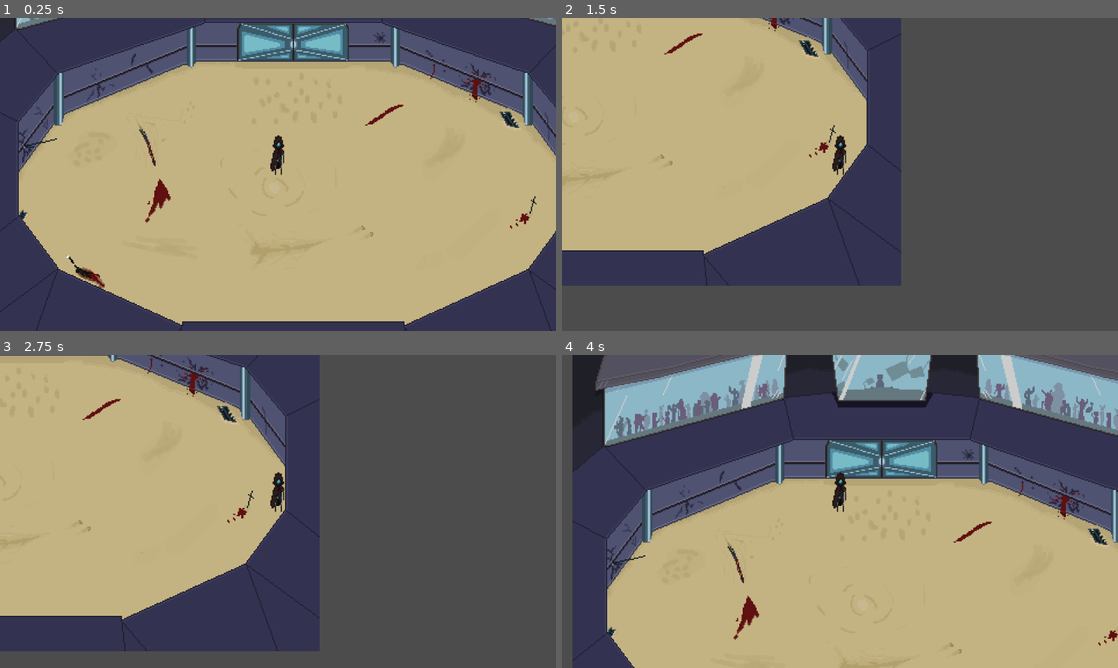
Above: before the commit, frames 1-4 (two rows, left to right).
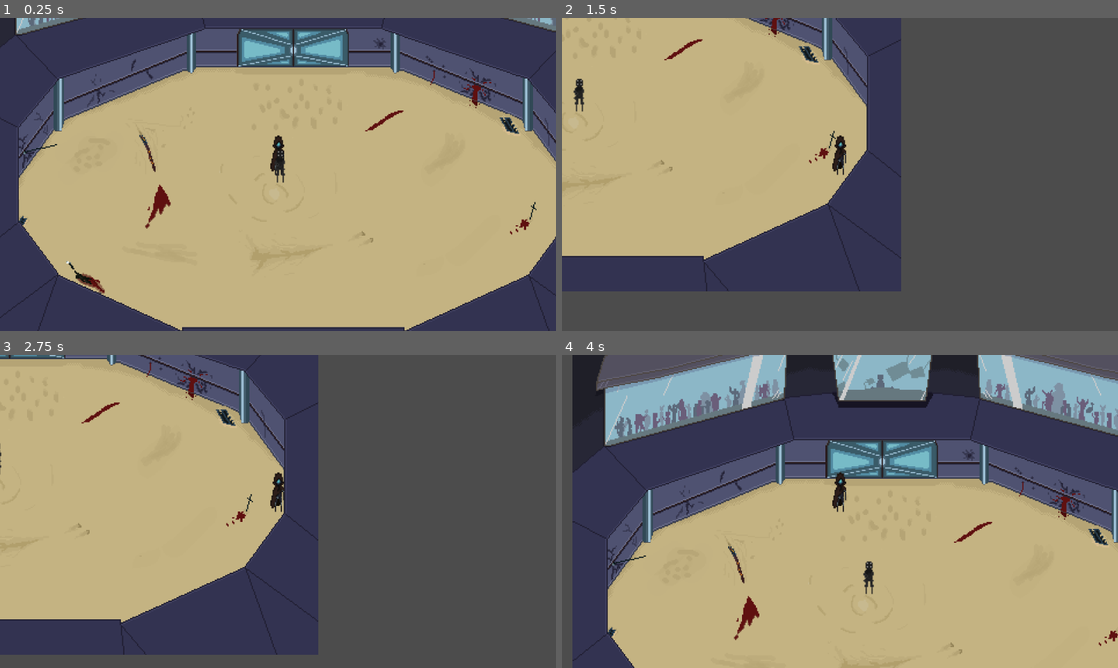
Above: after the commit, the same moments.

Repository: BeaverNotACat/Iudus-Project
Game: Godot game, scene res://World.tscn
Two runs of this game, one before a commit and one after it. Both use one fixed random seed, a clock stepped at 60 frames per second and the inputs below.
Inputs:
- Up to frame 1 (0.25 s): no input
- Up to frame 2 (1.5 s): tap Enter at 0.5 s; hold D (ui_right) 0.53-1.28 s; tap Space (dash) at 0.6, 1.35 s; hold S (ui_down) from 1.28 s (still down)
- Up to frame 3 (2.75 s): release S (ui_down) at 2.03 s; hold D (ui_right) from 2.03 s (still down); tap Space (dash) at 2.1 s
- Up to frame 4 (4 s): release D (ui_right) at 2.78 s; hold W (ui_up) 2.78-3.53 s; tap Space (dash) at 2.85, 3.6 s; hold A (ui_left) from 3.53 s (still down)

The runs differ from the first frame. In frame 1, 11% of the frame differs, in the area x 0-100%, y 0-100%; in frame 2, 3.9%; in frame 3, 4.0%; in frame 4, 2.7%.

Commit message:
Да как блять принять War crimes
А ,вот как

Diff:
--- a/World.tscn
+++ b/World.tscn
@@ -7,6 +7,7 @@
 [ext_resource path="res://Arena/Sprites/Upper walls.png" type="Texture" id=5]
 [ext_resource path="res://Arena/Sprites/Tribunes.png" type="Texture" id=6]
 [ext_resource path="res://Arena/Sprites/Gates.png" type="Texture" id=7]
+[ext_resource path="res://enemies/crawler.tscn" type="PackedScene" id=8]
 
 [sub_resource type="ShaderMaterial" id=2]
 shader = ExtResource( 3 )
@@ -61,6 +62,8 @@
 
 [node name="Character" parent="." instance=ExtResource( 2 )]
 position = Vector2( 253, 222 )
+collision_layer = 3
+collision_mask = 3
 
 [node name="Camera2D" type="Camera2D" parent="Character"]
 current = true
@@ -69,3 +72,13 @@
 material = SubResource( 3 )
 position = Vector2( 266, 318 )
 texture = ExtResource( 1 )
+
+[node name="crawler" parent="." instance=ExtResource( 8 )]
+position = Vector2( 255, 220 )
+collision_layer = 7
+
+[node name="CollisionShape2D" parent="crawler/Zona" index="0"]
+position = Vector2( 24, 2 )
+
+[editable path="crawler"]
+[editable path="crawler/Zona"]
--- /dev/null
+++ b/enemies/Zona.gd
@@ -0,0 +1,12 @@
+extends Area2D
+
+var player = null
+
+func can_see_player():
+	return player != null
+
+func _on_Zona_body_entered(body):
+	player = body
+
+func _on_Zona_body_exited(body):
+	player = null
--- /dev/null
+++ b/enemies/Zona.tscn
@@ -0,0 +1,13 @@
+[gd_scene load_steps=2 format=2]
+
+[ext_resource path="res://enemies/Zona.gd" type="Script" id=1]
+
+[node name="Zona" type="Area2D"]
+collision_layer = 0
+collision_mask = 4
+script = ExtResource( 1 )
+
+[node name="CollisionShape2D" type="CollisionShape2D" parent="."]
+
+[connection signal="body_entered" from="." to="." method="_on_Zona_body_entered"]
+[connection signal="body_exited" from="." to="." method="_on_Zona_body_exited"]
--- /dev/null
+++ b/enemies/crawler.gd
@@ -0,0 +1,38 @@
+extends KinematicBody2D
+
+export var ACCELERATION = 2500
+export var MAX_SPEED = 140
+export var FRICTION = 0.57
+
+enum {
+	IDLE,
+	WANDER,
+	CHASE
+}
+
+var velocity = Vector2.ZERO
+
+var state = CHASE
+
+onready var Zona = $Zona
+
+func _physics_process(delta):
+	match state:
+		IDLE:
+			velocity = velocity.move_toward(Vector2.ZERO, FRICTION * delta)
+			seek_player()
+
+		WANDER:
+			pass
+
+		CHASE:
+			var player = Zona.player
+			if player != null:
+				var direction = (player.global_position - global_position).normalized()
+				velocity = velocity.move_toward(direction * MAX_SPEED, ACCELERATION * delta)
+
+	velocity = move_and_slide(velocity)
+
+func seek_player():
+	if Zona.can_see_player():
+		state = CHASE
--- /dev/null
+++ b/enemies/crawler.tscn
@@ -0,0 +1,33 @@
+[gd_scene load_steps=6 format=2]
+
+[ext_resource path="res://enemies/sprites/Sprite-0001.png" type="Texture" id=1]
+[ext_resource path="res://enemies/Zona.tscn" type="PackedScene" id=2]
+[ext_resource path="res://enemies/crawler.gd" type="Script" id=3]
+
+[sub_resource type="RectangleShape2D" id=1]
+extents = Vector2( 5.25, 2.5 )
+
+[sub_resource type="RectangleShape2D" id=2]
+extents = Vector2( 453.5, 265.5 )
+
+[node name="crawler" type="KinematicBody2D"]
+collision_layer = 8
+collision_mask = 7
+script = ExtResource( 3 )
+
+[node name="Sprite-0001" type="Sprite" parent="."]
+position = Vector2( 0, 2 )
+texture = ExtResource( 1 )
+offset = Vector2( 0, -17 )
+
+[node name="CollisionShape2D" type="CollisionShape2D" parent="."]
+position = Vector2( 0, -0.5 )
+shape = SubResource( 1 )
+
+[node name="Zona" parent="." instance=ExtResource( 2 )]
+
+[node name="CollisionShape2D" parent="Zona" index="0"]
+position = Vector2( 25.5, 5.5 )
+shape = SubResource( 2 )
+
+[editable path="Zona"]
--- a/project.godot
+++ b/project.godot
@@ -73,6 +73,12 @@
  ]
 }
 
+[layer_names]
+
+2d_physics/layer_1="Арена"
+2d_physics/layer_2="Персонаж"
+2d_physics/layer_3="Crawler"
+
 [physics]
 
 common/enable_pause_aware_picking=true
Not shown: 1 places in World.tscn that only renumber resources
Binary file added: enemies/sprites/Sprite-0001.png
Not shown, added: enemies/sprites/Sprite-0001.png.import
